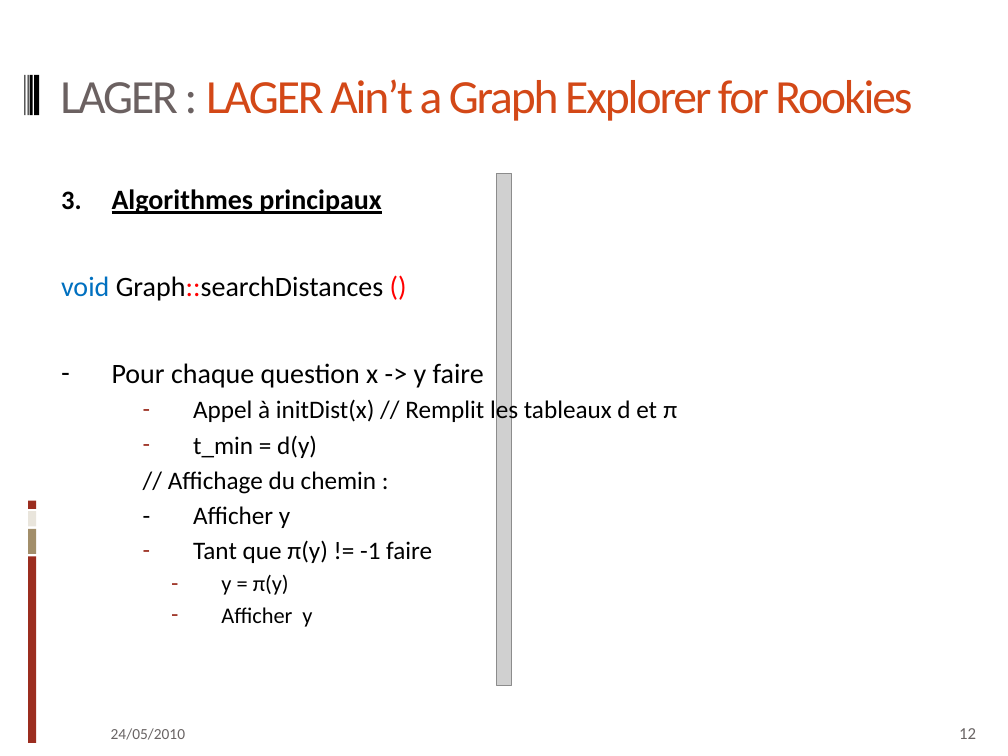
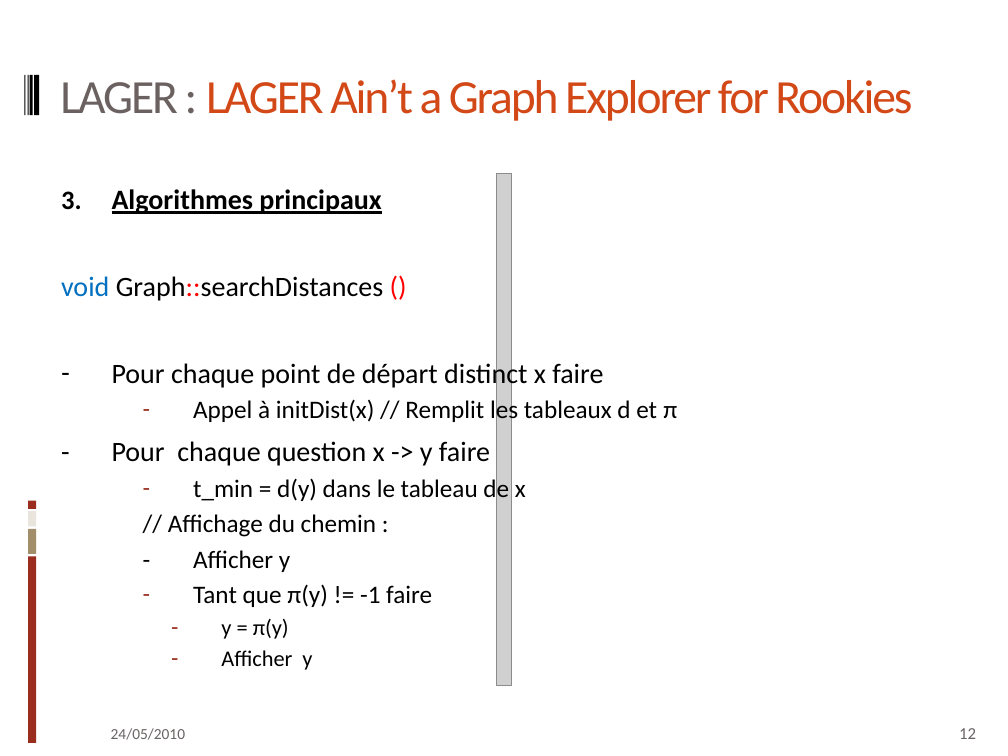
Before and after one commit to qkdreyer/ig3projetc, a slide deck: slide 12 of doc/pptx cpp.pptx. Drawn at 1008x756 pixels with LibreOffice and Linux fonts; fonts in the diff are those of the drawing; grey boxes stand for pictures. Boxes give left, top, right and bottom in pixels: in the first picture for what was removed or moved away, otherwise in the second. Text is boxed around its words. In the diff, an @@ line names an element or a change of style, - is before the commit and + after.

```diff
--- a/doc/pptx cpp.pptx
+++ b/doc/pptx cpp.pptx
@@ text at [112,359,603,389]: text changed @@
-– Pour chaque question x -> y faire
+– Pour chaque point de départ distinct x faire
@@ text at [112,441,526,504]: text changed; size 18 to 20 pt @@
-  – t_min = d(y)
+- Pour chaque question x -> y faire
+  – t_min = d(y) dans le tableau de x
```
Also in this commit, not shown: 8 other slides changed.
